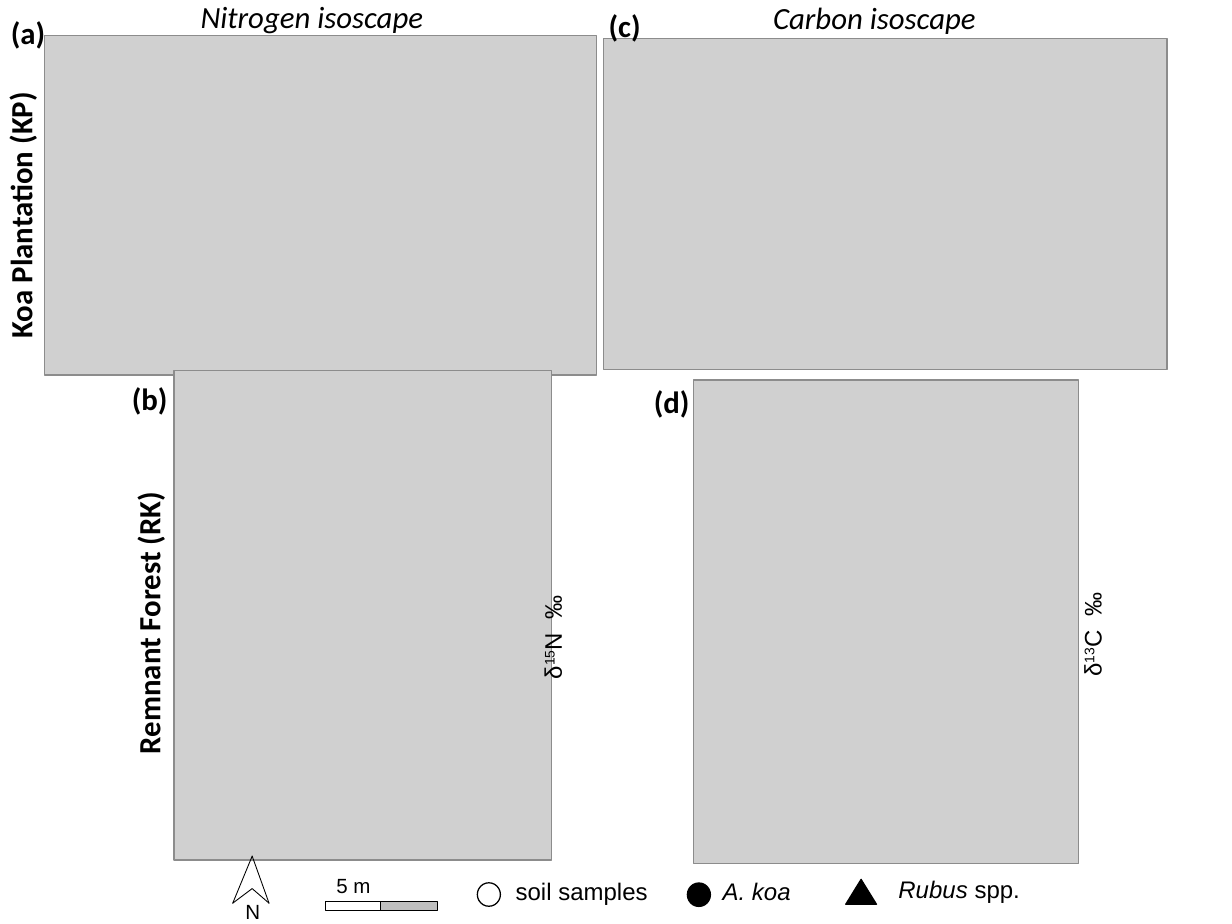
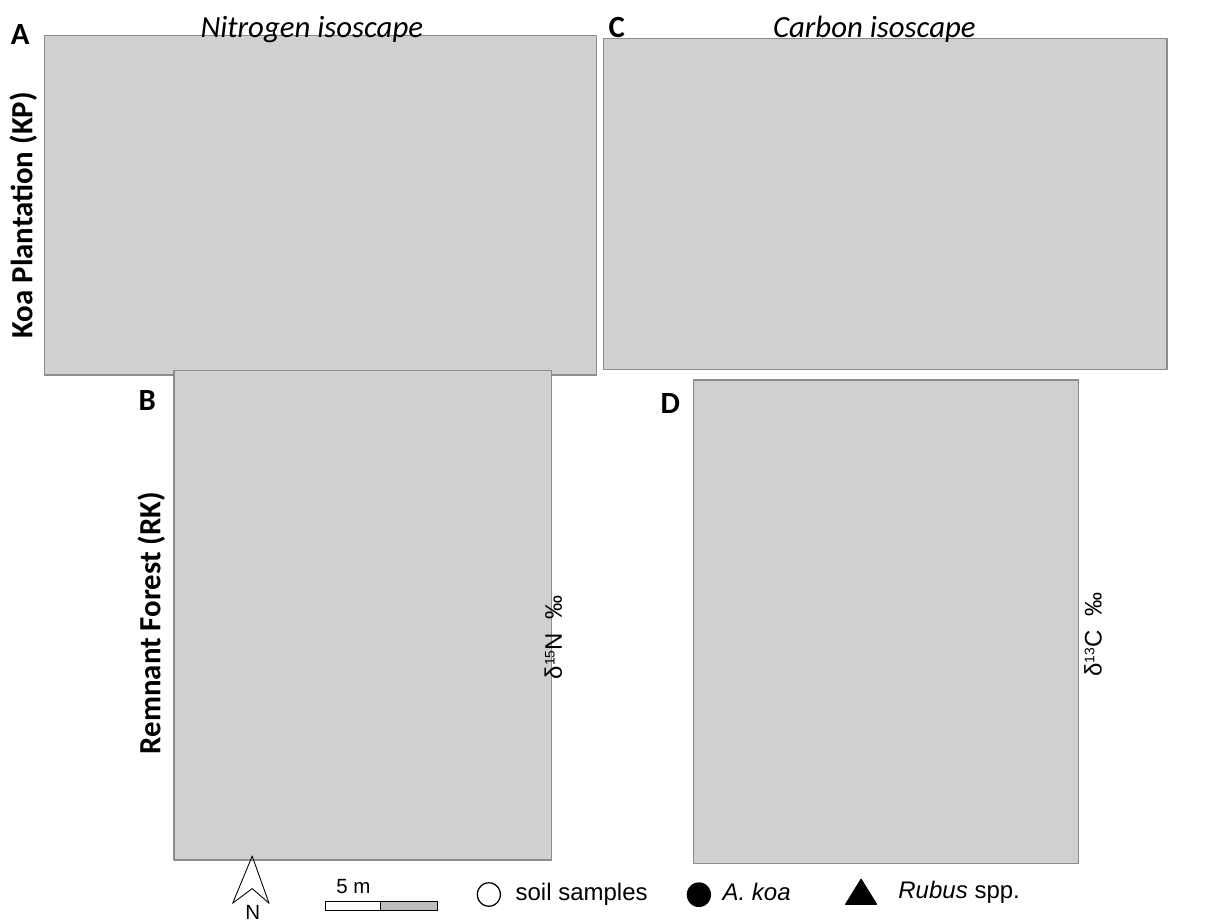
Before and after one commit to cbwall/Hakalau-Isoscapes, a slide deck: slide 1 of figures/pau/plant-soil isoscape combined.pptx. Drawn at 1232x924 pixels with LibreOffice and Linux fonts; fonts in the diff are those of the drawing; grey boxes stand for pictures. Boxes give left, top, right and bottom in pixels: in the first picture for what was removed or moved away, otherwise in the second. Text is boxed around its words. In the diff, an @@ line names an element or a change of style, - is before the commit and + after.

```diff
--- a/figures/pau/plant-soil isoscape combined.pptx
+++ b/figures/pau/plant-soil isoscape combined.pptx
@@ text at (11, 24, 30, 44): text changed @@
-(a)
+A
@@ text "Nitrogen isoscape": place and size @@
-text "Nitrogen isoscape" at (201, 7, 423, 36)
+text "Nitrogen isoscape" at (201, 16, 423, 45)
@@ text at (609, 17, 625, 39): text changed @@
-(c)
+C
@@ text "Carbon isoscape": place and size @@
-text "Carbon isoscape" at (773, 7, 976, 34)
+text "Carbon isoscape" at (773, 15, 976, 45)
@@ text at (139, 390, 156, 410): text changed @@
-(b)
+B
@@ text at (661, 393, 680, 413): text changed @@
-(d)
+D
```
Also in this commit, not shown: 27 other files.
